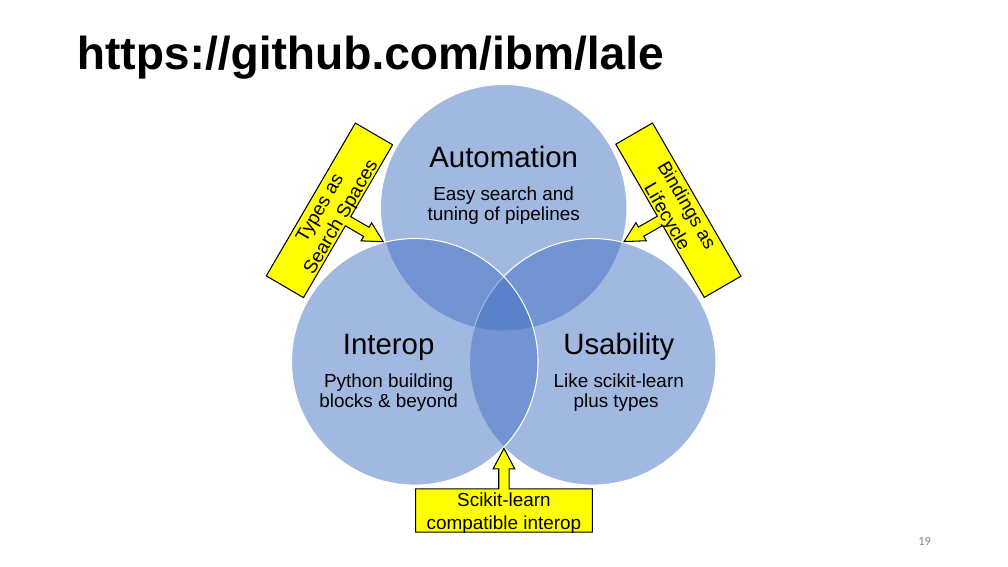
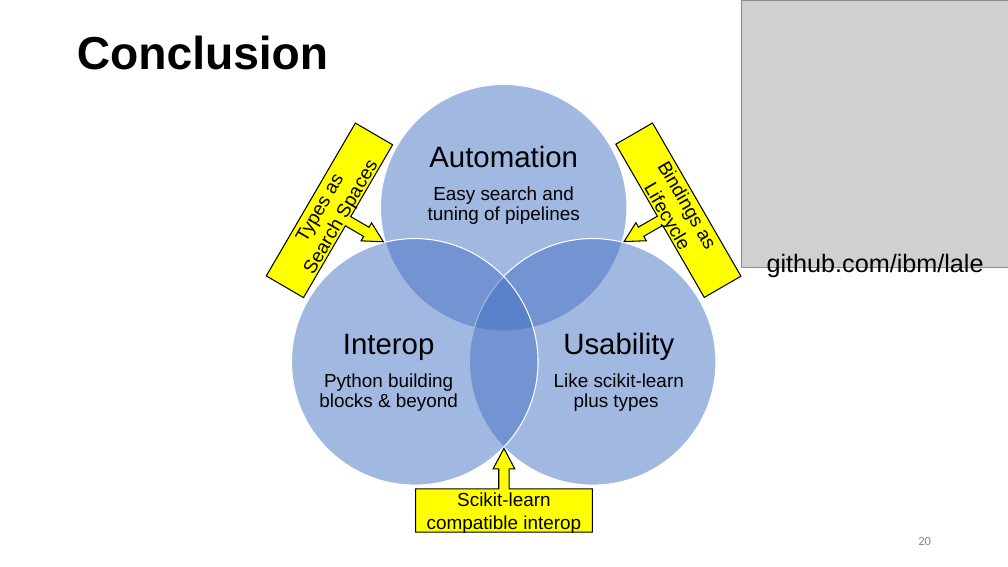
Before and after one commit to IBM/lale, a slide deck: slide 20 of talks/2019-1105-lale.pptx (slide 19 before the commit). Drawn at 1008x567 pixels with LibreOffice and Linux fonts; fonts in the diff are those of the drawing; grey boxes stand for pictures. Boxes give left, top, right and bottom in pixels: in the first picture for what was removed or moved away, otherwise in the second. Text is boxed around its words. In the diff, an @@ line names an element or a change of style, - is before the commit and + after.

```diff
--- a/talks/2019-1105-lale.pptx
+++ b/talks/2019-1105-lale.pptx
@@ picture added at (741,0,1008,267) @@
@@ title at (77,35,328,70): text changed @@
-https://github.com/ibm/lale
+Conclusion
@@ text added at (767,253,984,277), 24 pt, text #000000 @@
+github.com/ibm/lale
@@ page number at (918,537,931,545): text changed @@
-19
+20
```
Also in this commit, not shown: 7 other slides changed, 1 slide added, 2 other files.
